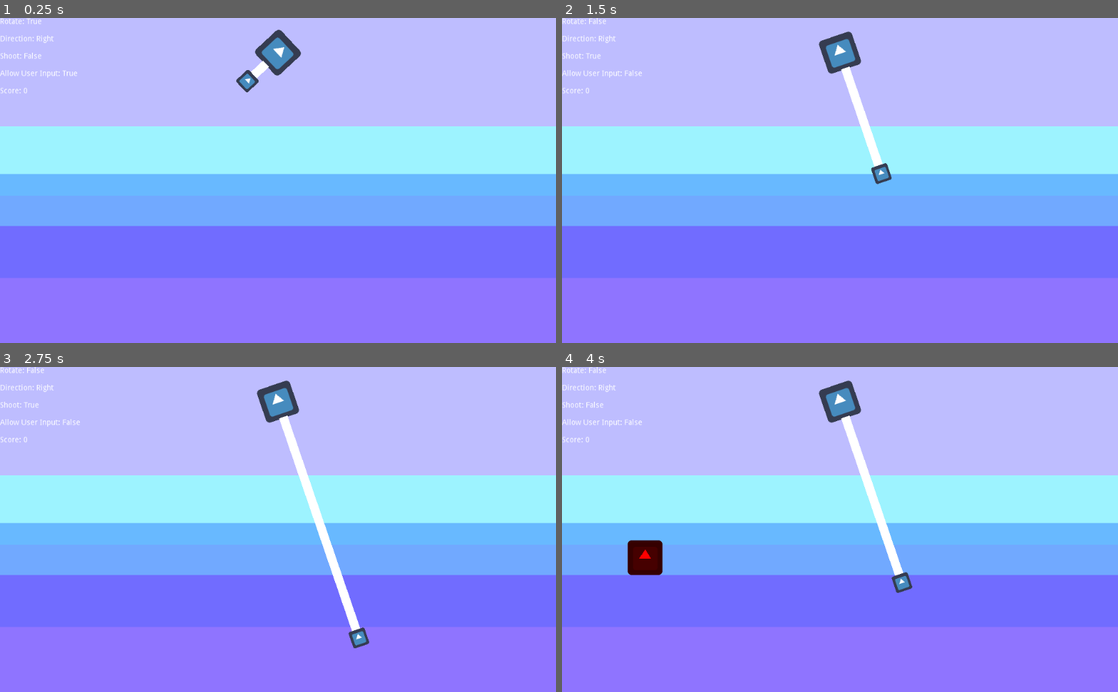
Above: before the commit, frames 1-4 (two rows, left to right).
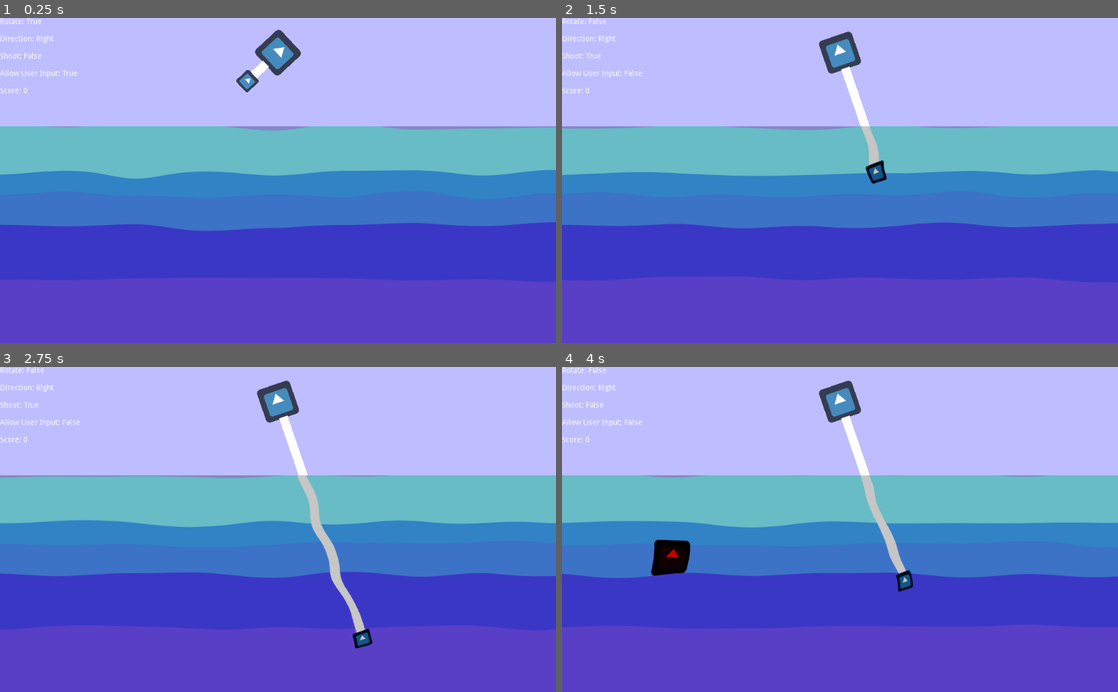
Above: after the commit, the same moments.

Repository: BenjaminThio/fish-catcher
Game: Godot game, scene res://Scenes/Pond.tscn
Two runs of this game, one before a commit and one after it. Both use one fixed random seed, a clock stepped at 60 frames per second and the inputs below. Before the commit the project starts from res://Pond.tscn. The engine's default icon, where the game draws it, is replaced by a stand-in: a white triangle on a blue panel in a dark square.
Inputs:
- Up to frame 1 (0.25 s): no input
- Up to frame 2 (1.5 s): tap Space (Space) at 0.6, 1.35 s
- Up to frame 3 (2.75 s): tap Space (Space) at 2.1 s
- Up to frame 4 (4 s): tap Space (Space) at 2.85, 3.6 s

The runs differ from the first frame. In frame 1, 67% of the frame differs, in the area x 0-100%, y 33-100%; in frame 2, 67%; in frame 3, 67%; in frame 4, 67%.

Commit message:
Tidy up files and rewrite some codes...

Diff:
--- a/ToRightFish.tscn
+++ b/Instances/Fish.tscn
@@ -1,15 +1,15 @@
 [gd_scene load_steps=4 format=2]
 
-[ext_resource path="res://icon.png" type="Texture" id=1]
-[ext_resource path="res://ToRightFish.gd" type="Script" id=2]
+[ext_resource path="res://Scripts/Fish.gd" type="Script" id=1]
+[ext_resource path="res://icon.png" type="Texture" id=2]
 
 [sub_resource type="RectangleShape2D" id=1]
 extents = Vector2( 32, 32 )
 
-[node name="ToRightFish" type="Sprite"]
+[node name="Fish" type="Sprite"]
 modulate = Color( 1, 0, 0, 1 )
-texture = ExtResource( 1 )
-script = ExtResource( 2 )
+texture = ExtResource( 2 )
+script = ExtResource( 1 )
 __meta__ = {
 "_edit_group_": true
 }
--- a/Pond.tscn
+++ b/Scenes/Pond.tscn
@@ -1,6 +1,6 @@
 [gd_scene load_steps=6 format=2]
 
-[ext_resource path="res://Pond.gd" type="Script" id=1]
+[ext_resource path="res://Scripts/Pond.gd" type="Script" id=1]
 [ext_resource path="res://icon.png" type="Texture" id=2]
 
 [sub_resource type="RectangleShape2D" id=1]
@@ -70,9 +70,6 @@
 margin_right = 1024.0
 margin_bottom = 328.0
 color = Color( 0.619608, 0.956863, 1, 1 )
-__meta__ = {
-"_edit_use_anchors_": false
-}
 
 [node name="Center Water" type="ColorRect" parent="."]
 modulate = Color( 0.32549, 0.635294, 1, 0.717647 )
@@ -96,19 +93,12 @@
 [node name="Rotate" type="Label" parent="."]
 margin_right = 128.0
 margin_bottom = 32.0
-rect_pivot_offset = Vector2( -232, 72 )
-__meta__ = {
-"_edit_use_anchors_": false
-}
 
 [node name="Direction" type="Label" parent="."]
 margin_top = 32.0
 margin_right = 128.0
 margin_bottom = 64.0
 rect_pivot_offset = Vector2( -232, 72 )
-__meta__ = {
-"_edit_use_anchors_": false
-}
 
 [node name="Shoot" type="Label" parent="."]
 margin_top = 64.0
@@ -122,9 +112,6 @@
 margin_top = 96.0
 margin_right = 128.0
 margin_bottom = 128.0
-__meta__ = {
-"_edit_use_anchors_": false
-}
 
 [node name="Score" type="Label" parent="."]
 margin_top = 128.0
@@ -137,7 +124,6 @@
 
 [node name="DirectionController" type="Sprite" parent="."]
 position = Vector2( 512, 64 )
-rotation = 1.5708
 texture = ExtResource( 2 )
 
 [node name="Rope" type="ColorRect" parent="DirectionController"]
@@ -165,20 +151,19 @@
 position = Vector2( 15.2578, 15.795 )
 shape = SubResource( 1 )
 
-[node name="ToRight1" type="Position2D" parent="."]
+[node name="Right1" type="Position2D" parent="."]
 position = Vector2( 32, 352 )
 
-[node name="ToLeft1" type="Position2D" parent="."]
+[node name="Left1" type="Position2D" parent="."]
 position = Vector2( 992, 416 )
 
-[node name="ToRight2" type="Position2D" parent="."]
+[node name="Right2" type="Position2D" parent="."]
 position = Vector2( 32, 544 )
 
-[node name="ToLeft2" type="Position2D" parent="."]
+[node name="Left2" type="Position2D" parent="."]
 position = Vector2( 992, 480 )
 
 [node name="Water Shader" type="Sprite" parent="."]
-visible = false
 material = SubResource( 3 )
 position = Vector2( 512, 400 )
 scale = Vector2( 16, 6.25 )
@@ -187,5 +172,5 @@
 [node name="Timer" type="Timer" parent="."]
 wait_time = 3.0
 
-[connection signal="body_entered" from="DirectionController/Rope/Hook/Area2D" to="." method="_on_body_entered"]
-[connection signal="timeout" from="Timer" to="." method="_on_Timer_timeout"]
+[connection signal="body_entered" from="DirectionController/Rope/Hook/Area2D" to="." method="Catch"]
+[connection signal="timeout" from="Timer" to="." method="IsTimeToSpawnFish"]
--- /dev/null
+++ b/Scripts/Fish.gd
@@ -0,0 +1,21 @@
+extends Sprite
+
+const randomMin: int = 100
+const randomMax: int = 250
+var speed: int
+var velocity: Vector2 = Vector2()
+
+func _ready():
+	RandomSpeed()
+
+func _physics_process(delta):
+	velocity.x = speed * delta
+	translate(velocity)
+
+func _on_VisibilityNotifier2D_screen_exited():
+	self.queue_free()
+
+func RandomSpeed():
+	var randomNumberGenerator: RandomNumberGenerator = RandomNumberGenerator.new()
+	randomNumberGenerator.randomize()
+	speed = randomNumberGenerator.randi_range(randomMin, randomMax)
--- a/Pond.gd
+++ b/Scripts/Pond.gd
@@ -1,17 +1,15 @@
 extends Node2D
 
-var rotate = true
-var rotateSpeed = 3
-var ropeSpeed = 3
-var minRopeLength = 32
-var maxRopeLength = 470
-var direction = false #false = left, true = right
-var shoot = false
-var allowUserInput = true
-var score = 0
-var catch = ""
-const toLeftFish = preload("res://ToLeftFish.tscn")
-const toRightFish = preload("res://ToRightFish.tscn")
+const minRopeLength: int = 32
+const maxRopeLength : int= 470
+const rotateSpeed: int = 3
+const ropeSpeed: int = 3
+var rotate: bool = true
+var direction: bool = false
+var shoot: bool = false
+var allowUserInput: bool = true
+var catch: String = ""
+var score: int = 0
 
 func _ready():
 	if not direction:
@@ -21,17 +19,14 @@
 
 func _process(delta):
 	$Rotate.text = "Rotate: " + str(rotate)
-	if not direction:
-		$Direction.text = "Direction: Left"
-	elif direction:
-		$Direction.text = "Direction: Right"
+	$Direction.text = "Direction: " + ["Left", "Right"][int(direction)]
 	$Shoot.text = "Shoot: " + str(shoot)
 	$AllowUserInput.text = "Allow User Input: " + str(allowUserInput)
 	$Score.text = "Score: " + str(score)
 
-	if $DirectionController.rotation_degrees >= 90 and $DirectionController.rotation_degrees > 89.9:
+	if $DirectionController.rotation_degrees >= 90:
 		direction = true
-	elif $DirectionController.rotation_degrees <= -90 and $DirectionController.rotation_degrees < -90.1:
+	elif $DirectionController.rotation_degrees <= -90:
 		direction = false
 	if rotate:
 		if not direction:
@@ -65,34 +60,35 @@
 			rotate = true
 			allowUserInput = true
 			if catch != "":
-				score += 1
 				get_node(catch).queue_free()
 				catch = ""
+				score += 1
 				$DirectionController/Rope/Hook/Area2D.show()
 
 	if ($Timer.time_left == 0):
 		$Timer.start()
 
-func _on_body_entered(body):
+func Catch(body):
 	shoot = false
 	allowUserInput = false
 	catch = body.get_parent().get_parent().name + "/" + body.get_parent().name
 
-func _on_Timer_timeout():
+func IsTimeToSpawnFish():
+	var fish: Sprite = preload("res://Instances/Fish.tscn").instance()
+	var fishDirection: String = RandomDirection()
+	var fishSpawnPoint: String =  str(RandomSpawnPoint())
+	get_node(fishDirection + fishSpawnPoint).add_child(fish)
+	if fishDirection == "Left":
+		get_node(fishDirection + fishSpawnPoint).get_child(0).speed *= -1
+	elif fishDirection == "Right":
+		get_node(fishDirection + fishSpawnPoint).get_child(0).speed *= 1
+
+func RandomDirection():
 	randomize()
-	var randomDirection
-	var choiceDirection = [false, true, false, true, false, true, false, true, false, true]
-	randomDirection = choiceDirection[randi() % choiceDirection.size()]
-	var spawnedFish
-	var spawnPoint = RandomSpawnPoint()
-	if not randomDirection:
-		spawnedFish = toRightFish.instance()
-		get_node("ToRight" + str(spawnPoint)).add_child(spawnedFish)
-	elif randomDirection:
-		spawnedFish = toLeftFish.instance()
-		get_node("ToLeft" + str(spawnPoint)).add_child(spawnedFish)
+	var directions: Array = ["Left", "Right"]
+	return directions[randi() % directions.size()]
 
 func RandomSpawnPoint():
 	randomize()
-	var choiceSpawnPoint = [1, 2, 1, 2, 1, 2, 1, 2, 1, 2]
-	return choiceSpawnPoint[randi() % choiceSpawnPoint.size()]
+	var spawnPoints: Array = [1, 2]
+	return spawnPoints[randi() % spawnPoints.size()]
--- a/ToLeftFish.gd
+++ /dev/null
@@ -1,19 +0,0 @@
-extends Sprite
-
-var speed
-
-var randomMin = 100
-var randomMax = 250
-var velocity = Vector2()
-
-func _ready():
-	var randomNumberGenerator = RandomNumberGenerator.new()
-	randomNumberGenerator.randomize()
-	speed = floor(randomNumberGenerator.randf_range(randomMin, randomMax))
-
-func _physics_process(delta):
-	velocity.x = -speed * delta
-	translate(velocity)
-
-func _on_VisibilityNotifier2D_screen_exited():
-	queue_free()
--- a/ToLeftFish.tscn
+++ /dev/null
@@ -1,23 +0,0 @@
-[gd_scene load_steps=4 format=2]
-
-[ext_resource path="res://icon.png" type="Texture" id=1]
-[ext_resource path="res://ToLeftFish.gd" type="Script" id=2]
-
-[sub_resource type="RectangleShape2D" id=1]
-extents = Vector2( 32, 32 )
-
-[node name="ToLeftFish" type="Sprite"]
-modulate = Color( 1, 0, 0, 1 )
-texture = ExtResource( 1 )
-script = ExtResource( 2 )
-
-[node name="StaticBody2D" type="StaticBody2D" parent="."]
-
-[node name="CollisionShape2D" type="CollisionShape2D" parent="StaticBody2D"]
-shape = SubResource( 1 )
-
-[node name="VisibilityNotifier2D" type="VisibilityNotifier2D" parent="."]
-position = Vector2( -1.90735e-06, -1.90735e-06 )
-scale = Vector2( 3.2, 3.2 )
-
-[connection signal="screen_exited" from="VisibilityNotifier2D" to="." method="_on_VisibilityNotifier2D_screen_exited"]
--- a/ToRightFish.gd
+++ /dev/null
@@ -1,19 +0,0 @@
-extends Sprite
-
-var speed
-
-var randomMin = 100
-var randomMax = 250
-var velocity = Vector2()
-
-func _ready():
-	var randomNumberGenerator = RandomNumberGenerator.new()
-	randomNumberGenerator.randomize()
-	speed = floor(randomNumberGenerator.randf_range(randomMin, randomMax))
-
-func _physics_process(delta):
-	velocity.x = speed * delta
-	translate(velocity)
-
-func _on_VisibilityNotifier2D_screen_exited():
-	queue_free()
--- a/project.godot
+++ b/project.godot
@@ -11,7 +11,7 @@
 [application]
 
 config/name="Fish Catcher"
-run/main_scene="res://Pond.tscn"
+run/main_scene="res://Scenes/Pond.tscn"
 config/icon="res://icon.png"
 
 [input]
